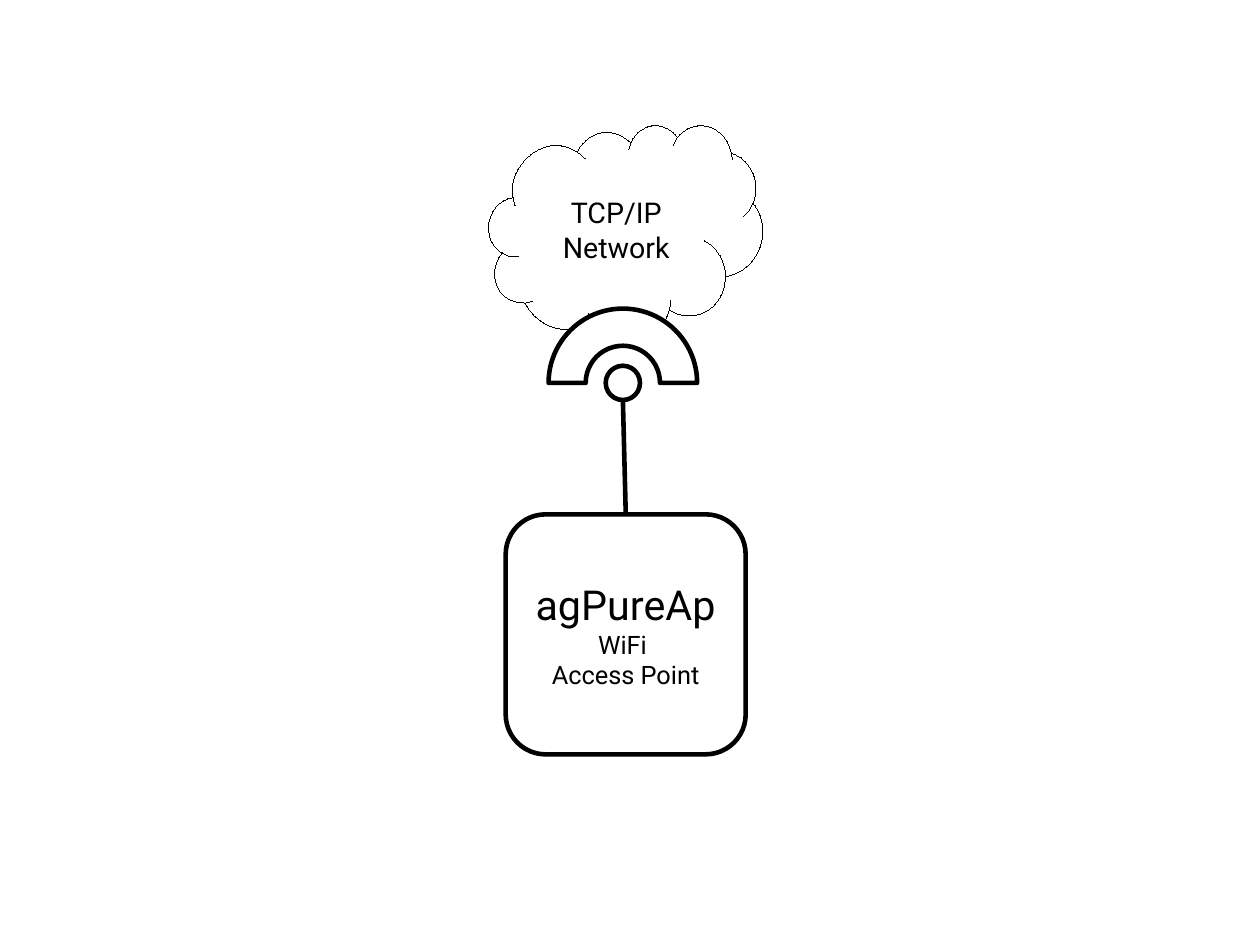
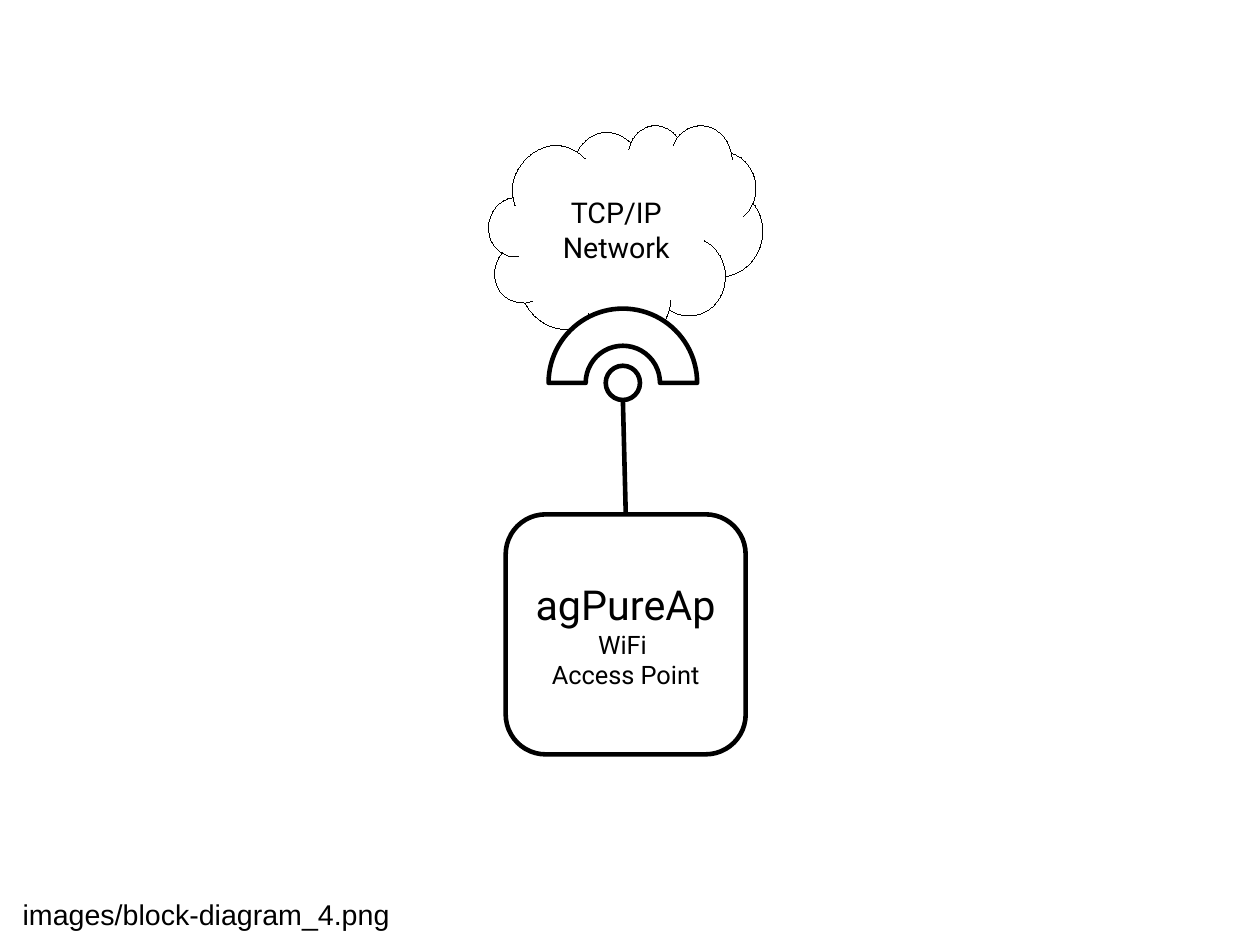
Before and after one commit to charliewprice/AgHolobox, a slide deck: slide 4 of assets/block-diagrams.odp. Drawn at 1260x945 pixels with LibreOffice and Linux fonts; fonts in the diff are those of the drawing. Boxes give left, top, right and bottom in pixels: in the first picture for what was removed or moved away, otherwise in the second. Text is boxed around its words. In the diff, an @@ line names an element or a change of style, - is before the commit and + after.

```diff
--- a/assets/block-diagrams.odp
+++ b/assets/block-diagrams.odp
@@ text added at [23,904,390,931], 18 pt, text #000000 @@
+images/block-diagram_4.png
```
Also in this commit, not shown: 4 other slides changed.
